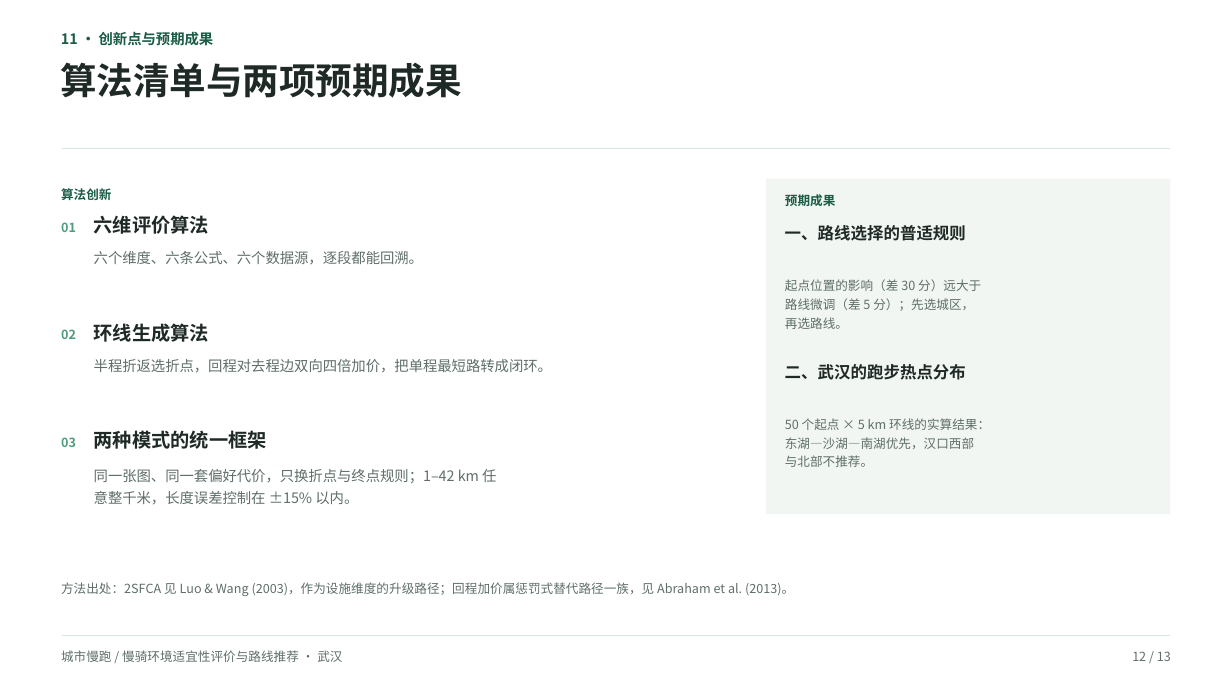
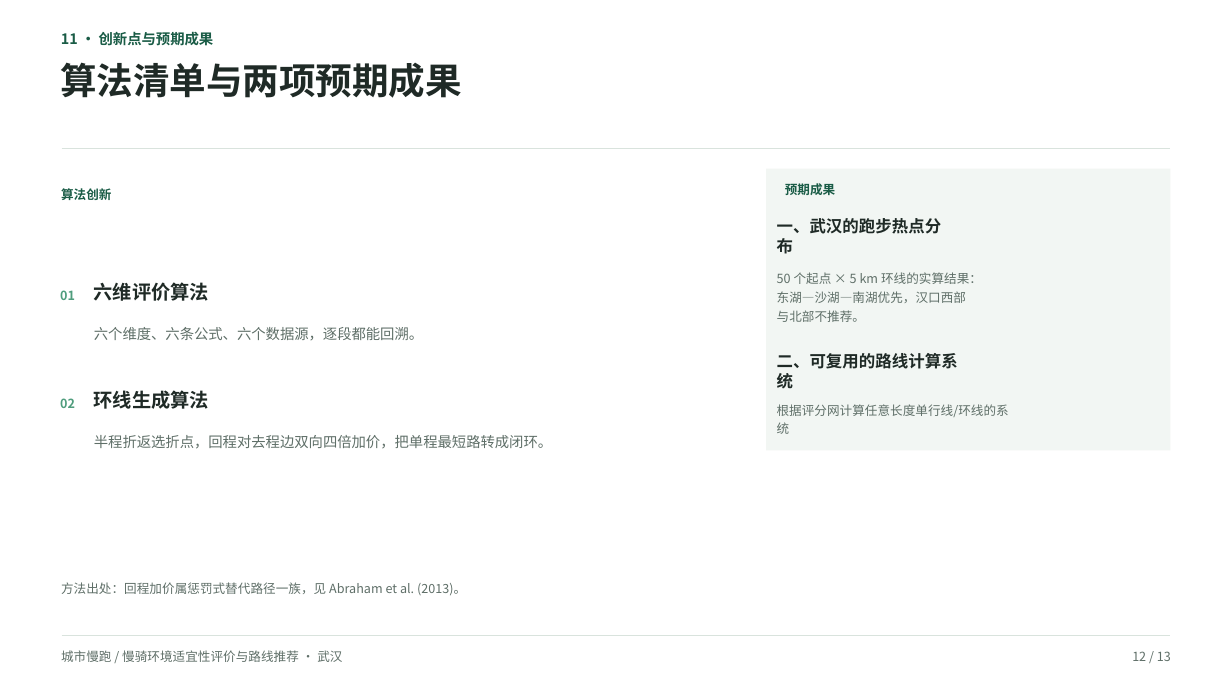
Before and after one commit to Cbj666/RouteRecommendationSystem, a slide deck: slide 12 of presentation/G7项目设计-2026113.pptx. Drawn at 1232x693 pixels with LibreOffice and Linux fonts; fonts in the diff are those of the drawing. Boxes give left, top, right and bottom in pixels: in the first picture for what was removed or moved away, otherwise in the second. Text is boxed around its words. In the diff, an @@ line names an element or a change of style, - is before the commit and + after.

```diff
--- a/presentation/G7项目设计-2026113.pptx
+++ b/presentation/G7项目设计-2026113.pptx
@@ rectangle: place and size @@
-rectangle at <box>766,179,1171,514</box>
+rectangle at <box>766,169,1171,451</box>
@@ text "预期成果" rewrapped from <box>785,191,835,208</box> to <box>785,183,835,195</box> @@
@@ text at <box>777,218,942,234</box>: text changed @@
-二、武汉的跑步热点分布
+一、武汉的跑步热点分布
@@ text removed at <box>785,225,966,241</box> @@
-一、路线选择的普适规则
@@ text "50 个起点 × 5 km ...": place and size @@
-text "50 个起点 × 5 km ..." at <box>785,418,990,467</box>
+text "50 个起点 × 5 km ..." at <box>777,272,982,322</box>
@@ text "01": place and size @@
-text "01" at <box>61,222,76,232</box>
+text "01" at <box>60,290,75,300</box>
@@ text "六维评价算法": place and size @@
-text "六维评价算法" at <box>94,215,209,234</box>
+text "六维评价算法" at <box>94,282,209,301</box>
@@ text removed at <box>785,279,981,329</box> @@
-起点位置的影响（差 30 分）远大于
-路线微调（差 5 分）；先选城区，
-再选路线。
@@ text "六个维度、六条公式、六个数据源，逐段都能回溯。": place and size @@
-text "六个维度、六条公式、六个数据源，逐段都能回溯。" at <box>94,251,423,265</box>
+text "六个维度、六条公式、六个数据源，逐段都能回溯。" at <box>94,327,423,340</box>
@@ text added at <box>777,353,958,369</box>, 12.8 pt, text #1F2A26, bold @@
+二、可复用的路线计算系统
@@ text "环线生成算法": place and size @@
-text "环线生成算法" at <box>94,323,209,342</box>
+text "环线生成算法" at <box>94,390,209,409</box>
@@ text "02": place and size @@
-text "02" at <box>61,329,76,339</box>
+text "02" at <box>60,398,75,408</box>
@@ text added at <box>777,404,1009,417</box>, 9.8 pt, text #5F6F68 @@
+根据评分网计算任意长度单行线/环线的系统
@@ text removed at <box>61,437,76,447</box> @@
-03
@@ text "半程折返选折点，回程对去程边双向四倍加价，把单程最短路转成闭环。": place and size @@
-text "半程折返选折点，回程对去程边双向四倍加价，把单程最短路转成闭环。" at <box>94,359,552,373</box>
+text "半程折返选折点，回程对去程边双向四倍加价，把单程最短路转成闭环。" at <box>94,435,552,449</box>
@@ text removed at <box>94,430,267,449</box> @@
-两种模式的统一框架
@@ text removed at <box>94,469,496,505</box> @@
-同一张图、同一套偏好代价，只换折点与终点规则；1–42 km 任意整千米，长度误差控制在 ±15% 以内。
@@ text at <box>61,582,466,595</box>: text changed @@
-方法出处：2SFCA 见 Luo & Wang (2003)，作为设施维度的升级路径；回程加价属惩罚式替代路径一族，见 Abraham et al. (2013)。
+方法出处：回程加价属惩罚式替代路径一族，见 Abraham et al. (2013)。
```
Also in this commit, not shown: 5 other slides changed, 55 other files.
